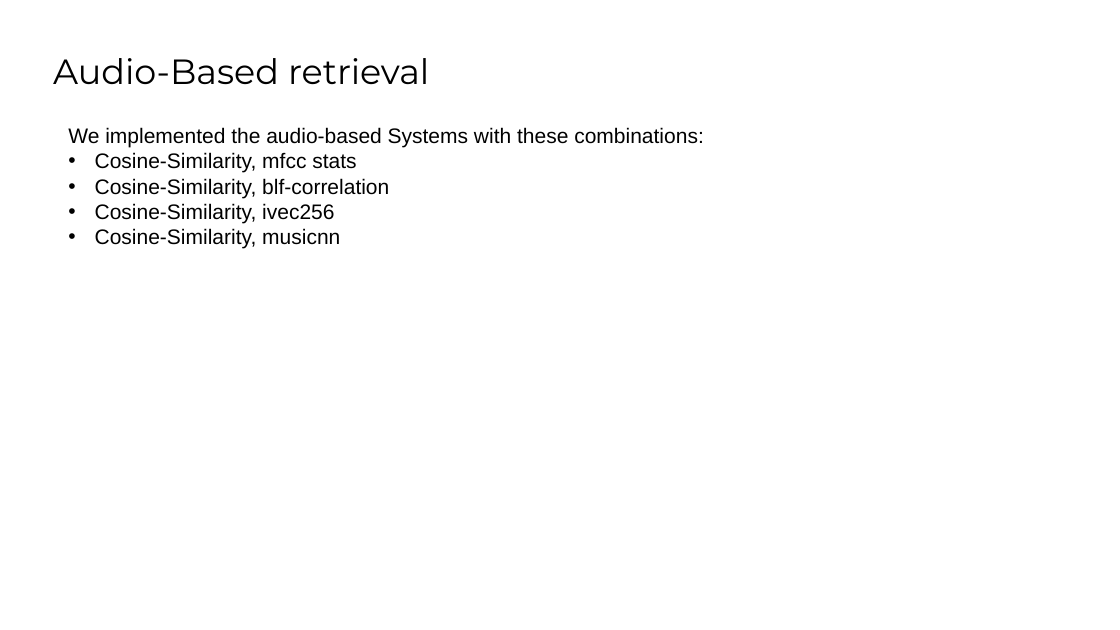
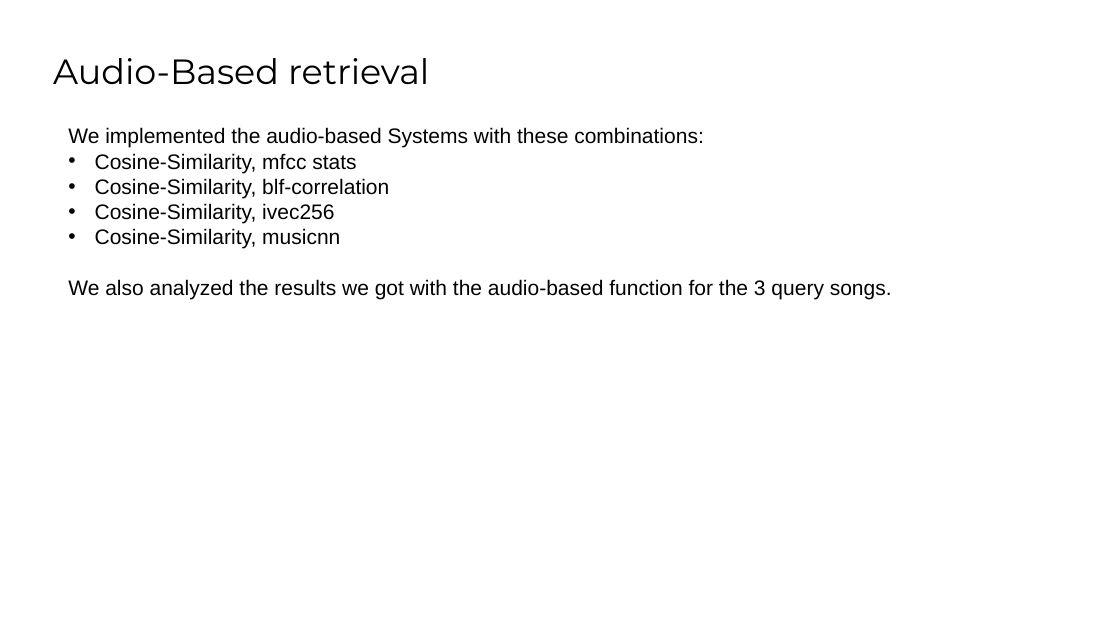
Before and after one commit to SaraCoolman/MMSR, a slide deck: slide 11 of project_3_team_E/Final Presentation.pptx (slide 10 before the commit). Drawn at 1120x630 pixels with LibreOffice and Linux fonts; fonts in the diff are those of the drawing; background and template pictures are left out. Boxes give left, top, right and bottom in pixels: in the first picture for what was removed or moved away, otherwise in the second. Text is boxed around its words. In the diff, an @@ line names an element or a change of style, - is before the commit and + after.

```diff
--- a/project_3_team_E/Final Presentation.pptx
+++ b/project_3_team_E/Final Presentation.pptx
@@ text at [68,279,892,299]: paragraph added @@
+We also analyzed the results we got with the audio-based function for the 3 query songs.
```
Also in this commit, not shown: 10 other slides changed, 1 slide added.
